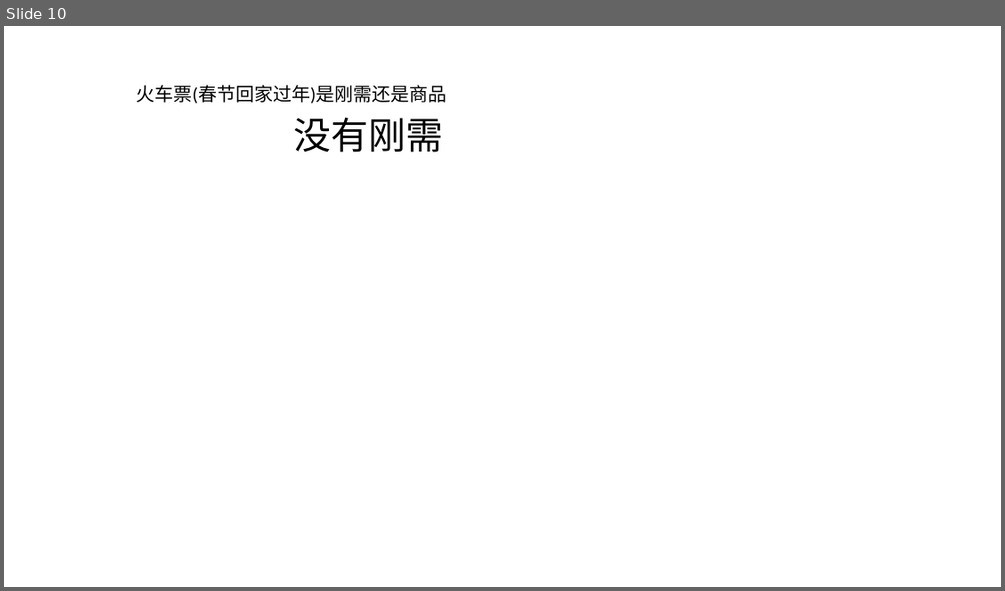
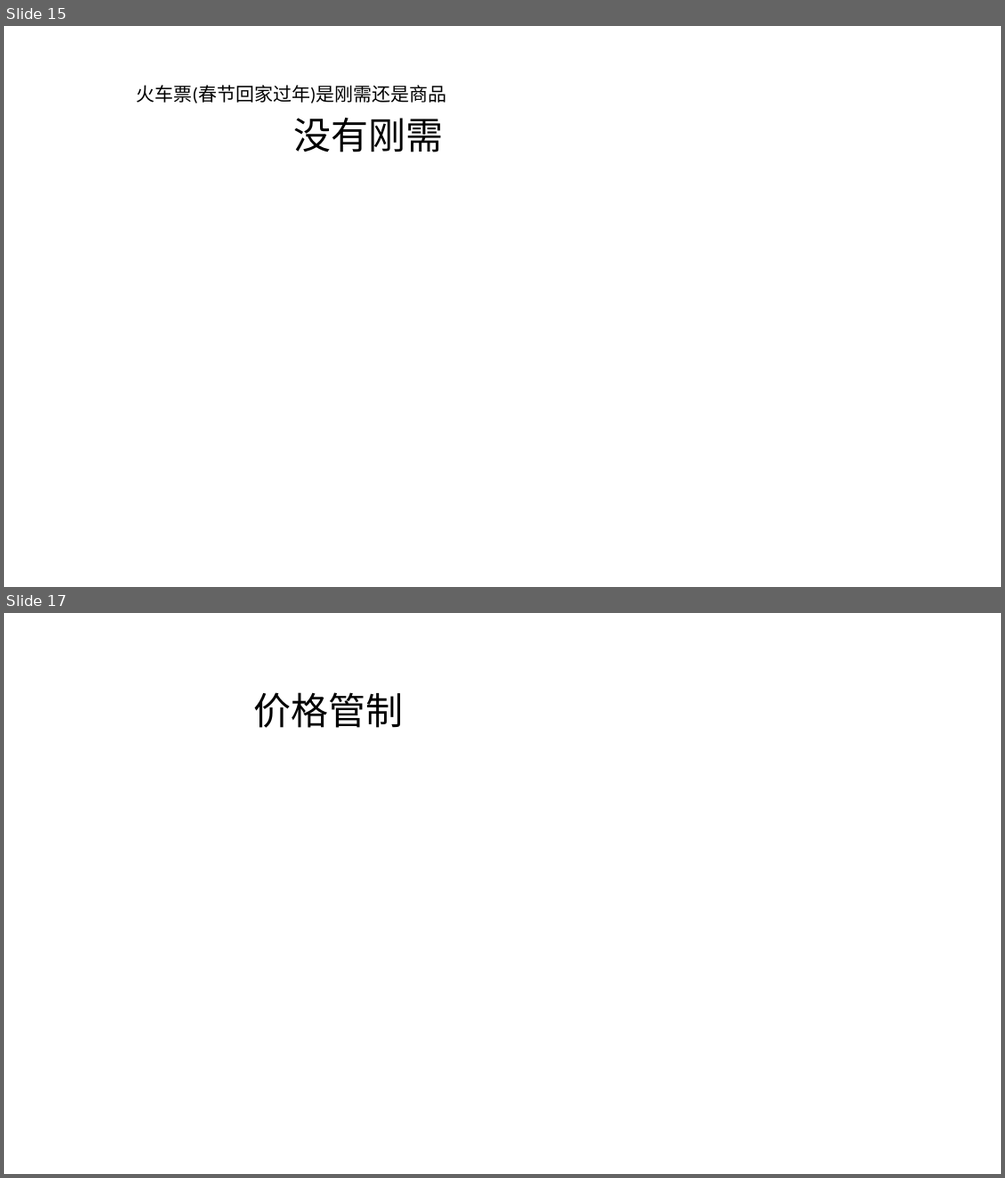
Before and after one commit to FredJiangFei/MyDocuments, a slide deck: 火车票/火车票.pptx. Shown one above the other, each under a label of ours: slide 10 before the commit, slides 15 and 17 after it; the slides between them are not shown. The pictures are 1005x591 and 1005x1178 pixels, drawn with LibreOffice and Linux fonts; fonts in the diff are those of the drawing. Boxes give left, top, right and bottom in pixels: in the first picture for what was removed or moved away, otherwise in the second. Text is boxed around its words. In the diff, an @@ line names an element or a change of style, - is before the commit and + after.

```diff
--- a/火车票/火车票.pptx
+++ b/火车票/火车票.pptx
@@ slide 17 added at bbox=[4, 613, 1001, 1174], background #FFFFFF @@
@@ text added at bbox=[254, 692, 404, 728], 36 pt, text #000000 @@
+价格管制
@@ what was slide 10 is now slide 15 @@
```
Also in this commit, not shown: 4 slides changed, 7 other slides added, 1 slide removed, 2 other files.
